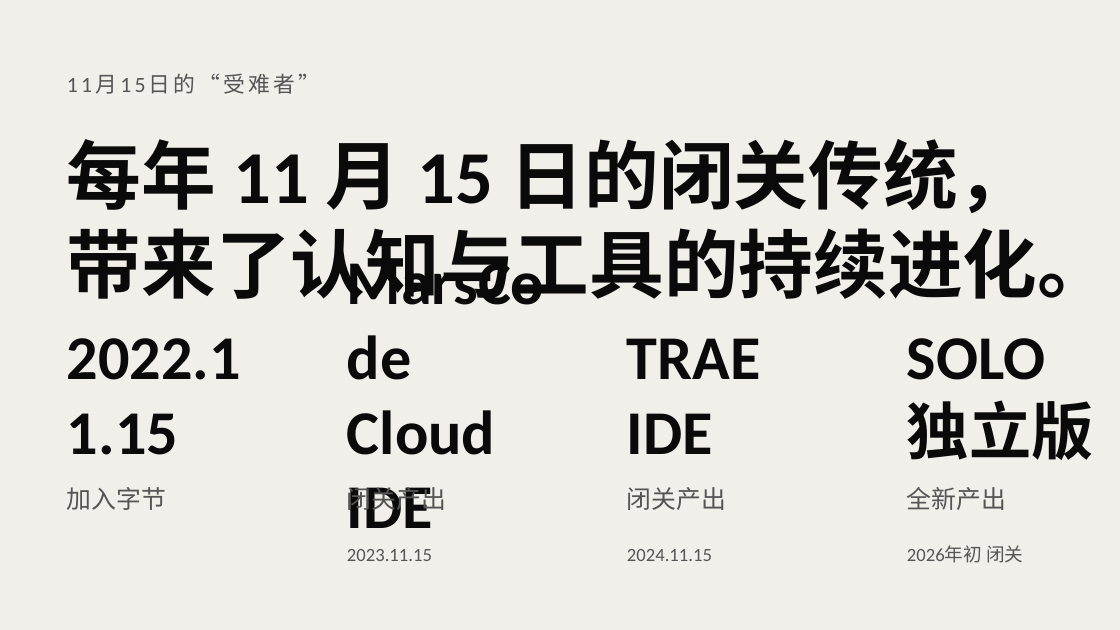
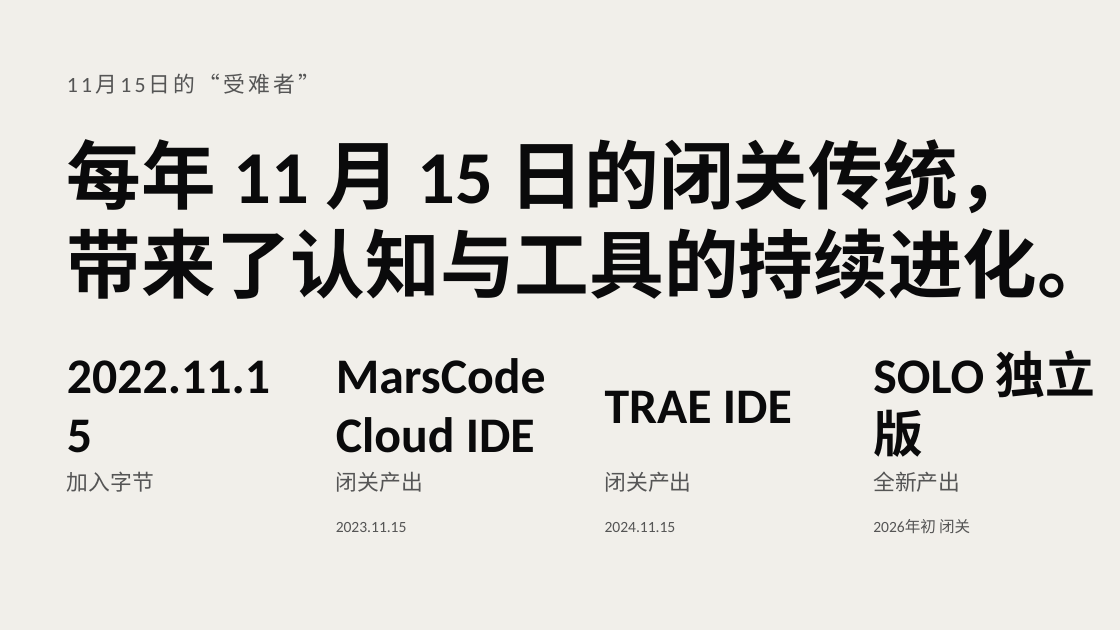
Before and after one commit to atian25/ppt-test, a slide deck: slide 2 of SOLO-0408-直播/ppt/SOLO_0418_直播.pptx. Drawn at 1120x630 pixels with LibreOffice and Linux fonts; fonts in the diff are those of the drawing. Boxes give left, top, right and bottom in pixels: in the first picture for what was removed or moved away, otherwise in the second. Text is boxed around its words. In the diff, an @@ line names an element or a change of style, - is before the commit and + after.

```diff
--- a/SOLO-0408-直播/ppt/SOLO_0418_直播.pptx
+++ b/SOLO-0408-直播/ppt/SOLO_0418_直播.pptx
@@ text "2022.11.15": place and size @@
-text "2022.11.15" at <box>67,338,241,455</box>
+text "2022.11.15" at <box>67,360,270,394</box>
@@ text "MarsCode Cloud IDE": place and size @@
-text "MarsCode Cloud IDE" at <box>347,410,495,528</box>
+text "MarsCode Cloud IDE" at <box>336,358,546,453</box>
@@ text "TRAE IDE": place and size @@
-text "TRAE IDE" at <box>627,338,761,454</box>
+text "TRAE IDE" at <box>605,390,792,423</box>
@@ size 40 to 32 pt in 4 elements at <box>336,358,546,453</box>, <box>67,360,270,394</box>, <box>605,390,792,423</box>, <box>873,350,1096,457</box> @@
@@ text "SOLO 独立版": place and size @@
-text "SOLO 独立版" at <box>907,338,1094,460</box>
+text "SOLO 独立版" at <box>873,350,1096,457</box>
@@ text "加入字节": place and size @@
-text "加入字节" at <box>67,487,166,510</box>
+text "加入字节" at <box>67,471,154,492</box>
@@ text "闭关产出": place and size @@
-text "闭关产出" at <box>347,482,446,514</box>
+text "闭关产出" at <box>336,471,423,492</box>
@@ text "闭关产出": place and size @@
-text "闭关产出" at <box>627,487,726,510</box>
+text "闭关产出" at <box>605,471,692,492</box>
@@ size 16 to 14 pt in 4 elements at <box>336,471,423,492</box>, <box>67,471,154,492</box>, <box>605,471,692,492</box>, <box>873,471,960,492</box> @@
@@ text "全新产出": place and size @@
-text "全新产出" at <box>907,487,1006,510</box>
+text "全新产出" at <box>873,471,960,492</box>
@@ text "2023.11.15": place and size @@
-text "2023.11.15" at <box>347,549,432,561</box>
+text "2023.11.15" at <box>336,522,407,532</box>
@@ text "2024.11.15": place and size @@
-text "2024.11.15" at <box>627,549,712,561</box>
+text "2024.11.15" at <box>605,522,676,532</box>
@@ size 12 to 10 pt in 3 elements at <box>336,522,407,532</box>, <box>605,522,676,532</box>, <box>873,519,970,533</box> @@
@@ text "2026年初 闭关": place and size @@
-text "2026年初 闭关" at <box>907,545,1023,563</box>
+text "2026年初 闭关" at <box>873,519,970,533</box>
```
Also in this commit, not shown: 10 other slides changed, 1 other file.
